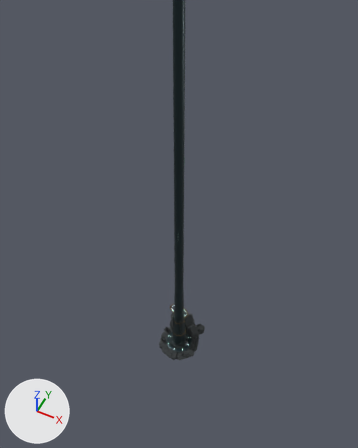
The glTF model public/assets/citylife/props/ironwork-pillar.glb: old version first, new version second.
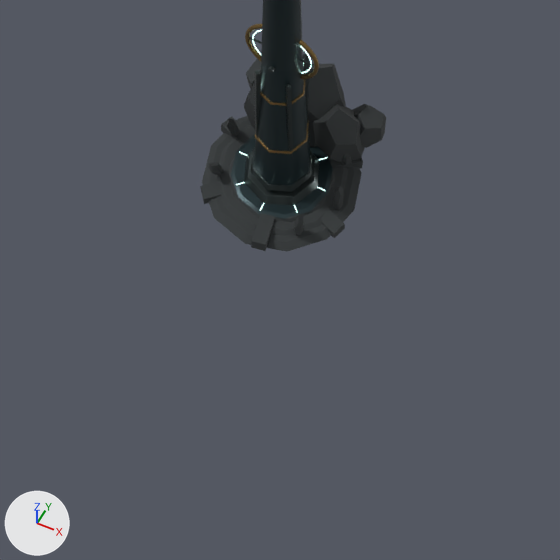
There are two pictures of each version: one from a camera (50 mm lens) standing at (70.1, -140.4, 288.3) and looking at (-24.7, 49.3, 51.2), one close up on the part from 31% to 69% of the width and 67% to 97% of the height. Every picture has the same lights, and +X, +Y and +Z are marked at lower left. The first two pictures are the older version. Where no turn or scale is listed for an object, it has been applied to the vertices. Vertices at exactly the same position are counted once.

Names of what the first close-up shows: 'Pillar_Foundation_Collar', 'Pillar_Lower_Monolith', 'Pillar_Mountain_Root_1', 'Pillar_Mountain_Root_2', 'Pillar_Mountain_Root_3', 'Pillar_Mountain_Root_5', 'Pillar_Mountain_Root_6', 'Pillar_Obsidian_Table', 'Pillar_Outcrop_2', 'Pillar_Outcrop_3', 'Pillar_Outcrop_5', 'Pillar_Sentinel_01', 'Pillar_Sentinel_02', 'Pillar_Sentinel_03', 'Pillar_Sentinel_06', 'Pillar_Sentinel_07', 'Pillar_Summit_Apron', 'Pillar_Summit_Terrace', 'Pillar_Upper_Monolith' and 11 more.
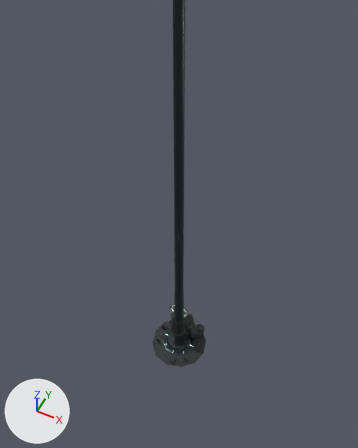
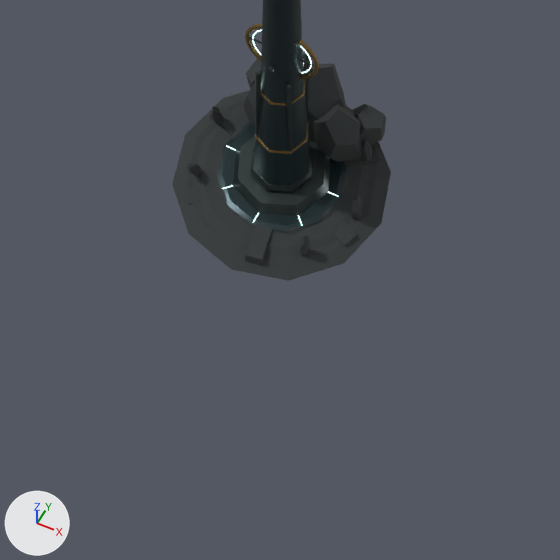
Where the change shows, as pixel boxes (x1, y1, x2, y2) in the close-ups (560 x 560 px):
'Pillar_Summit_Apron', reshaped (37% wider, 40% taller): before (202, 116, 362, 252); after (172, 90, 391, 281)
'Pillar_Summit_Terrace', reshaped (33% wider, 35% taller): before (215, 125, 348, 236); after (193, 107, 370, 257)
'Pillar_Obsidian_Table', rescaled (27% wider, 28% taller): before (231, 134, 333, 219); after (217, 123, 347, 232)
'Pillar_Foundation_Collar', reshaped, moved: before (244, 151, 319, 206); after (233, 136, 330, 216)
'Pillar_Mountain_Root_1', moved: before (251, 213, 275, 251); after (245, 224, 272, 266)
'Pillar_Mountain_Root_2', moved: before (320, 204, 345, 238); after (333, 212, 357, 246)
'Pillar_Mountain_Root_5', moved: before (221, 116, 253, 144); after (210, 106, 244, 136)
'Pillar_Mountain_Root_6', moved: before (200, 178, 231, 204); after (184, 185, 201, 205)
'Pillar_Sentinel_02', moved: before (333, 186, 344, 210); after (352, 196, 362, 221)
'Pillar_Mountain_Root_3', moved: before (330, 157, 363, 169); after (344, 146, 379, 166)
'Pillar_Sentinel_01', moved: before (294, 216, 304, 235); after (299, 236, 310, 255)
'Pillar_Sentinel_06', moved: before (226, 118, 239, 136); after (211, 106, 224, 124)
'Pillar_Sentinel_07', moved: before (209, 162, 224, 176); after (187, 163, 202, 176)
'Pillar_Sentinel_03', moved: before (342, 154, 352, 165); after (362, 139, 372, 162)

The change, as a diff of the scene's bpy script:
```diff
--- a/public/assets/citylife/props/ironwork-pillar.glb.py
+++ b/public/assets/citylife/props/ironwork-pillar.glb.py
@@ me_mesh_0 @@
-me_mesh_0.from_pydata(...)  # 28 vertices, 48 faces; spans x -12.7..12.7, y -12.7..12.7, z -0.4..0.4
+me_mesh_0.from_pydata(...)  # 28 vertices, 48 faces; spans x -17.4..17.4, y -17.4..17.4, z -0.5..0.5
+# me_mesh_0 part 1: 28 of 28 vertices moved; they spanned x -12.7..12.7, y -12.7..12.7, z -0.4..0.4 and now span x -17.4..17.4, y -17.4..17.4, z -0.5..0.5; mean shift (0.0, -0.3, 0.0)
 me_mesh_0.materials.append(mat_pillar_mountain_rock)
@@ me_mesh_1 @@
-me_mesh_1.from_pydata(...)  # 28 vertices, 48 faces; spans x -10.8..10.8, y -10.8..10.8, z -0.4..0.4
+me_mesh_1.from_pydata(...)  # 28 vertices, 48 faces; spans x -14.6..14.6, y -14.6..14.6, z -0.4..0.4
+# me_mesh_1 part 2: 26 of 28 vertices moved; they spanned x -10.8..10.8, y -10.8..10.8, z -0.4..0.4 and now span x -14.6..14.6, y -14.6..14.6, z -0.4..0.4; mean shift (0.0, -0.3, 0.0); largest move (0.0, -10.8, -0.4) -> (0.0, -14.6, -0.4)
 me_mesh_1.materials.append(mat_pillar_mountain_rock)
@@ me_mesh_3 @@
-me_mesh_3.from_pydata(...)  # 28 vertices, 48 faces; spans x -8.1..8.1, y -8.1..8.1, z -0.1..0.1
+me_mesh_3.from_pydata(...)  # 28 vertices, 48 faces; spans x -10.3..10.3, y -10.3..10.3, z -0.2..0.2
+# me_mesh_3 part 3: the whole mesh is scaled about its middle by (1.27, 1.27, 1.15)
 me_mesh_3.materials.append(mat_pillar_obsidian_skin)
@@ me_mesh_12 @@
-me_mesh_12.from_pydata(...)  # 20 vertices, 32 faces; spans x -6.7..6.7, y -6.7..6.7, z -1.15..1.15
+me_mesh_12.from_pydata(...)  # 20 vertices, 32 faces; spans x -8.6..8.6, y -8.6..8.6, z -1.4..1.4
+# me_mesh_12 part 4: 20 of 20 vertices moved; they spanned x -6.7..6.7, y -6.7..6.7, z -1.15..1.15 and now span x -8.6..8.6, y -8.6..8.6, z -1.4..1.4; mean shift (0.0, -0.18, 0.0)
 me_mesh_12.materials.append(mat_pillar_black_iron)
@@ ob_pillar_foundation_collar @@
 ob_pillar_foundation_collar = bpy.data.objects.new('Pillar_Foundation_Collar', me_mesh_12)
-ob_pillar_foundation_collar.location = (0.0, 0.0, 1.2)
+ob_pillar_foundation_collar.location = (0.0, 0.0, 1.5)
@@ ob_pillar_sentinel_01 @@
 ob_pillar_sentinel_01 = bpy.data.objects.new('Pillar_Sentinel_01', me_mesh_14)
-ob_pillar_sentinel_01.location = (6.8, -7.8, 2.2)
+ob_pillar_sentinel_01.location = (9.0, -10.3, 2.2)
@@ ob_pillar_sentinel_02 @@
 ob_pillar_sentinel_02 = bpy.data.objects.new('Pillar_Sentinel_02', me_mesh_15)
-ob_pillar_sentinel_02.location = (10.3, -0.9, 2.4)
+ob_pillar_sentinel_02.location = (13.6, -1.2, 2.4)
@@ ob_pillar_sentinel_03 @@
 ob_pillar_sentinel_03 = bpy.data.objects.new('Pillar_Sentinel_03', me_mesh_16)
-ob_pillar_sentinel_03.location = (8.2, 6.3, 2.6)
+ob_pillar_sentinel_03.location = (10.9, 8.3, 2.6)
@@ ob_pillar_sentinel_06 @@
 ob_pillar_sentinel_06 = bpy.data.objects.new('Pillar_Sentinel_06', me_mesh_19)
-ob_pillar_sentinel_06.location = (-10.0, 2.6, 2.6)
+ob_pillar_sentinel_06.location = (-13.3, 3.4, 2.6)
@@ ob_pillar_sentinel_07 @@
 ob_pillar_sentinel_07 = bpy.data.objects.new('Pillar_Sentinel_07', me_mesh_20)
-ob_pillar_sentinel_07.location = (-9.1, -4.8, 2.2)
+ob_pillar_sentinel_07.location = (-12.1, -6.4, 2.2)
@@ ob_pillar_mountain_root_1 @@
 ob_pillar_mountain_root_1 = bpy.data.objects.new('Pillar_Mountain_Root_1', me_mesh_21)
-ob_pillar_mountain_root_1.location = (1.1, -6.1, -0.2)
+ob_pillar_mountain_root_1.location = (1.3, -7.4, -0.3)
@@ ob_pillar_mountain_root_2 @@
 ob_pillar_mountain_root_2 = bpy.data.objects.new('Pillar_Mountain_Root_2', me_mesh_22)
-ob_pillar_mountain_root_2.location = (5.8, -2.1, -0.6)
+ob_pillar_mountain_root_2.location = (7.1, -2.5, -0.6)
@@ ob_pillar_mountain_root_3 @@
 ob_pillar_mountain_root_3 = bpy.data.objects.new('Pillar_Mountain_Root_3', me_mesh_23)
-ob_pillar_mountain_root_3.location = (4.7, 4.0, -0.2)
+ob_pillar_mountain_root_3.location = (5.7, 4.9, -0.3)
@@ ob_pillar_mountain_root_5 @@
 ob_pillar_mountain_root_5 = bpy.data.objects.new('Pillar_Mountain_Root_5', me_mesh_25)
-ob_pillar_mountain_root_5.location = (-5.8, 2.1, -0.2)
+ob_pillar_mountain_root_5.location = (-7.1, 2.5, -0.3)
@@ ob_pillar_mountain_root_6 @@
 ob_pillar_mountain_root_6 = bpy.data.objects.new('Pillar_Mountain_Root_6', me_mesh_26)
-ob_pillar_mountain_root_6.location = (-4.7, -4.0, -0.6)
+ob_pillar_mountain_root_6.location = (-5.7, -4.9, -0.6)
```
